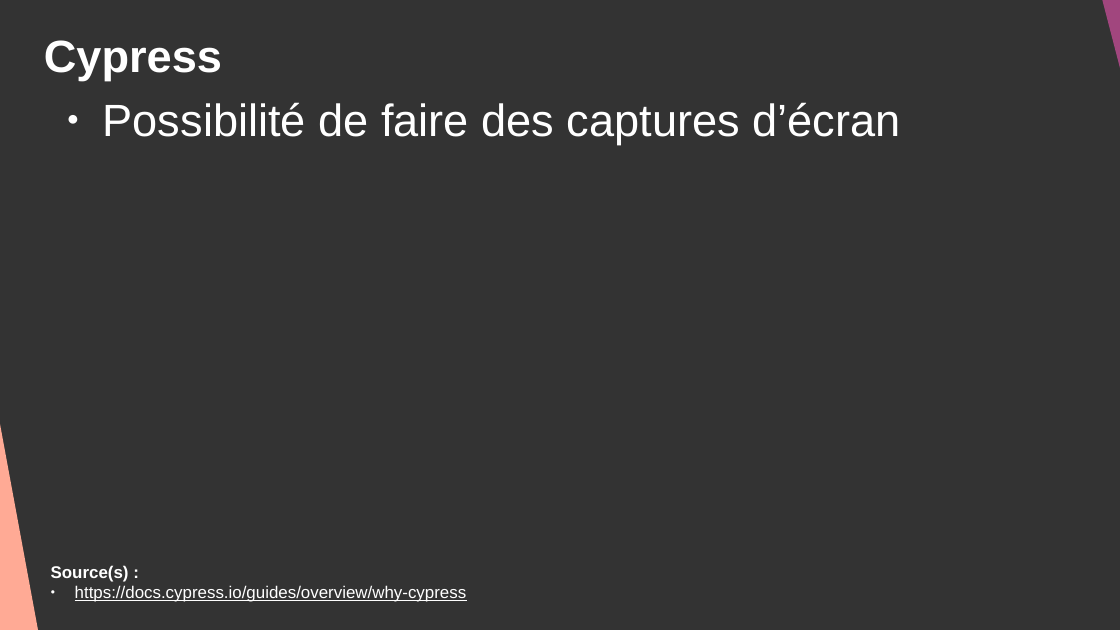
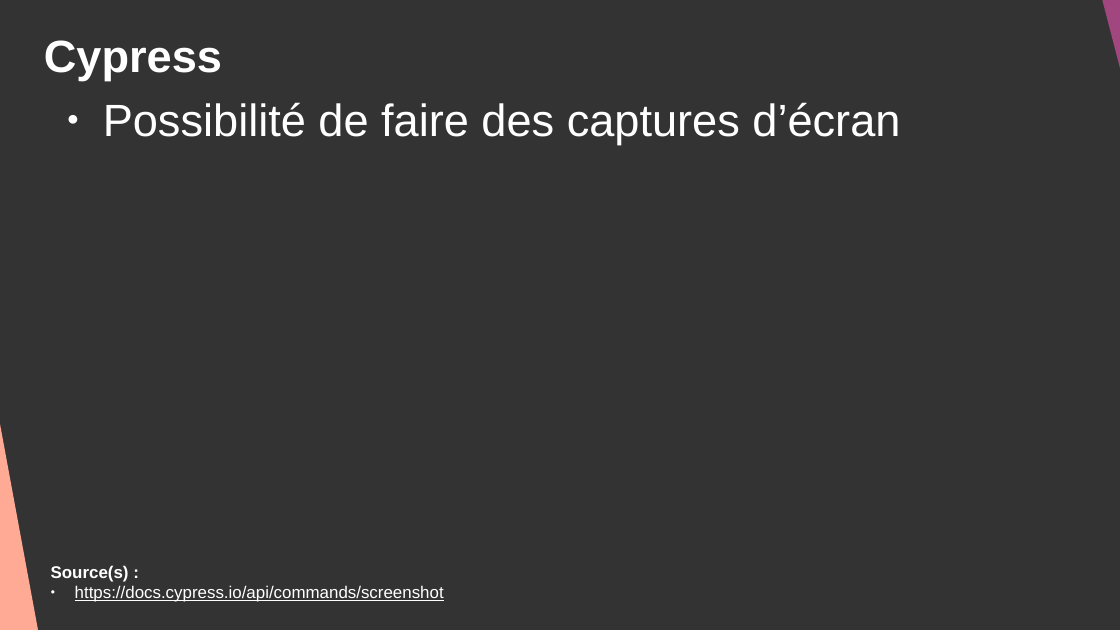
Before and after one commit to DanYellow/cours, a slide deck: slide 45 of developpement-front-s5/travaux-pratiques/numero-2/presentation.odp (slide 37 before the commit). Drawn at 1120x630 pixels with LibreOffice and Linux fonts; fonts in the diff are those of the drawing. Boxes give left, top, right and bottom in pixels: in the first picture for what was removed or moved away, otherwise in the second. Text is boxed around its words. In the diff, an @@ line names an element or a change of style, - is before the commit and + after.

Commit message:
dev-front-s5 - Update cypress course

```diff
--- a/developpement-front-s5/travaux-pratiques/numero-2/presentation.odp
+++ b/developpement-front-s5/travaux-pratiques/numero-2/presentation.odp
@@ text at [75,585,444,602]: text changed @@
-● https://docs.cypress.io/guides/overview/why-cypress
+● https://docs.cypress.io/api/commands/screenshot
```
Also in this commit, not shown: 6 other slides changed, 7 slides added, 41 slides removed, 7 other files.
